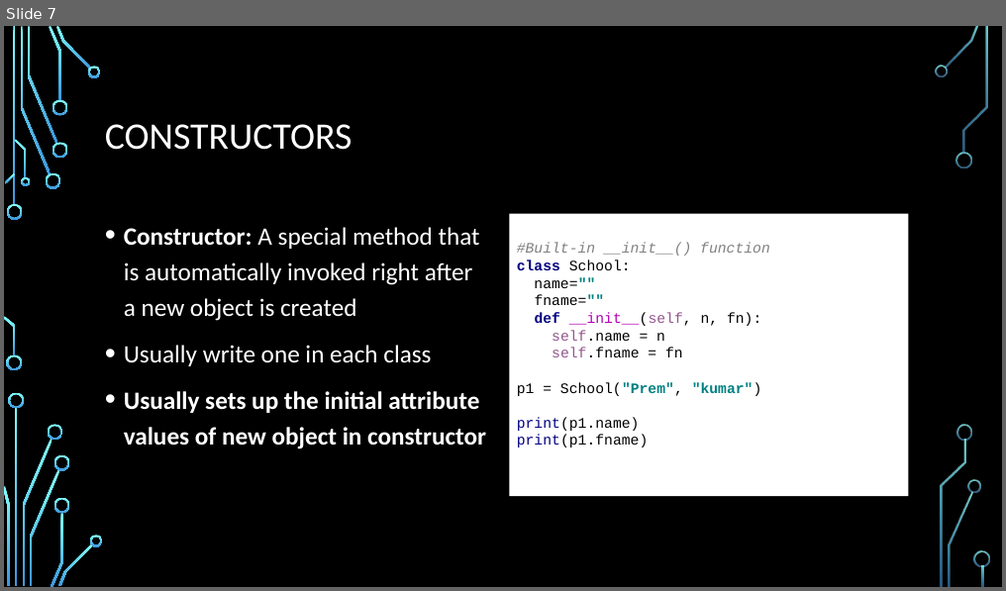
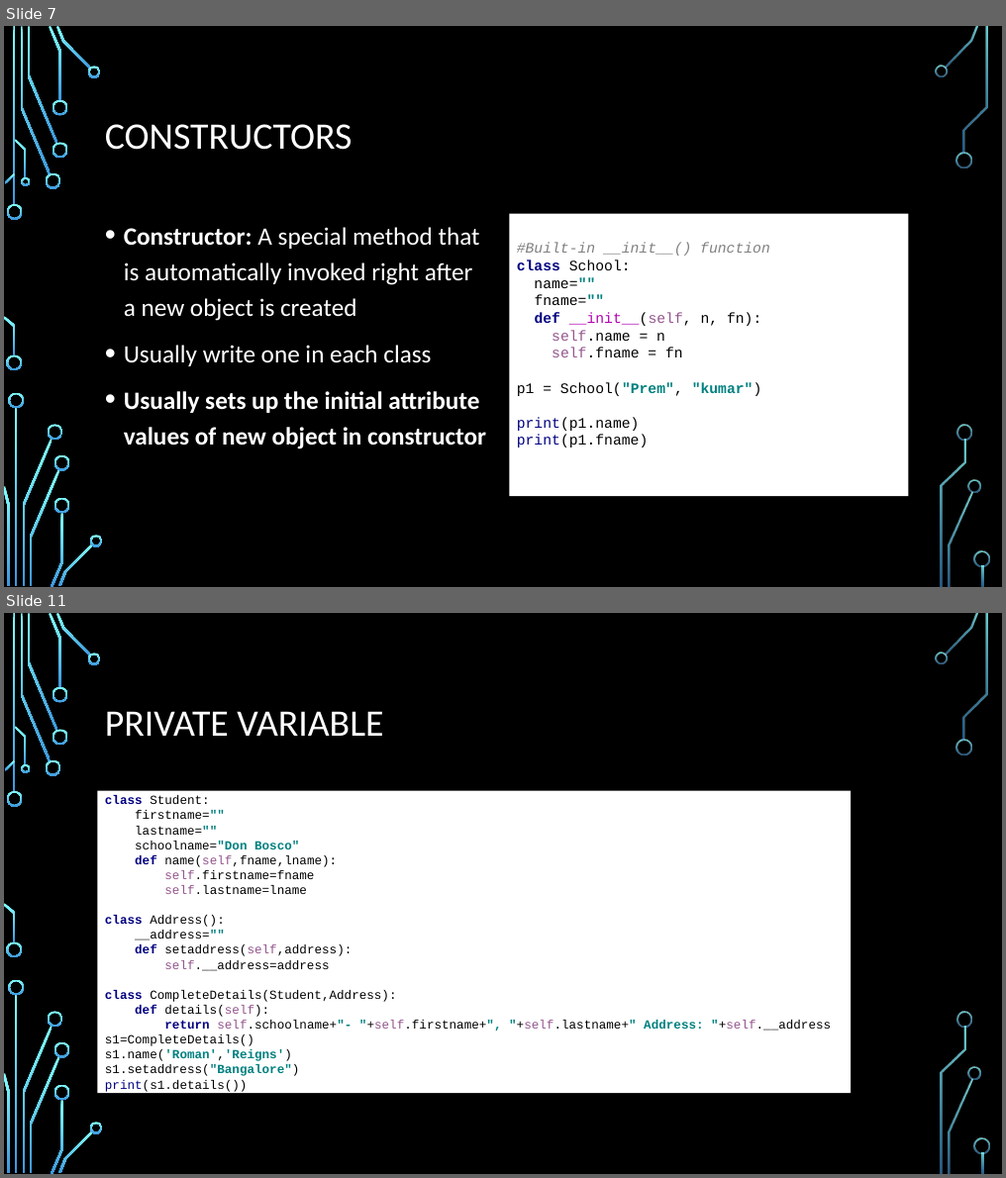
Before and after one commit to naveens33/python_tutorials, a slide deck: ppt/Python Oops concept.pptx. Shown one above the other, each under a label of ours: slide 7 before the commit, slides 7 and 11 after it; the slides between them are not shown. The pictures are 1006x591 and 1006x1178 pixels, drawn with LibreOffice and Linux fonts; fonts in the diff are those of the drawing; background and template pictures are left out. Boxes give left, top, right and bottom in pixels: in the first picture for what was removed or moved away, otherwise in the second. Text is boxed around its words. In the diff, an @@ line names an element or a change of style, - is before the commit and + after.

```diff
--- a/ppt/Python Oops concept.pptx
+++ b/ppt/Python Oops concept.pptx
@@ slide 11 added at [4,613,1002,1174], background picture (left out); not listed: 36 template elements that a slide beside it also shows @@
@@ title added at [105,711,383,736], 36 pt, text #FFFFFF @@
+PRIVATE VARIABLE
@@ text added at [98,787,850,1097], fill #FFFFFF, 12 pt, text #000000 @@
+class Student:
+firstname=""
+lastname=""
+schoolname="Don Bosco"
+def name(self,fname,lname):
+self.firstname=fname
+self.lastname=lname
+class Address():
+__address=""
+def setaddress(self,address):
+self.__address=address
+class CompleteDetails(Student,Address):
+def details(self):
+return self.schoolname+"- "+self.firstname+", "+self.lastname+" Address: "+self.__address
+s1=CompleteDetails()
+s1.name('Roman','Reigns')
+s1.setaddress("Bangalore")
+print(s1.details())
```
Also in this commit, not shown: 3 other slides added, 5 other files.
